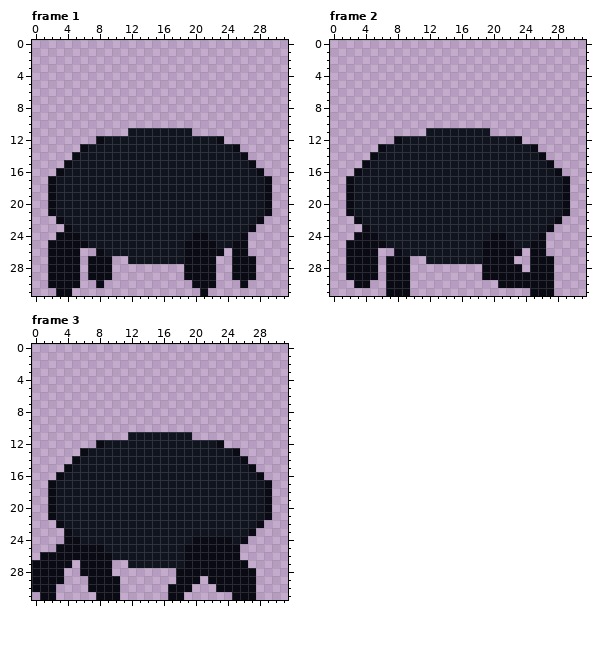
A pixel-art file gets an edit: assets/rat.aseprite. The first picture shows the starting point.
32x32 pixels, 3 frames. Shown: frame 1, frame 2, frame 3.
After the commit:
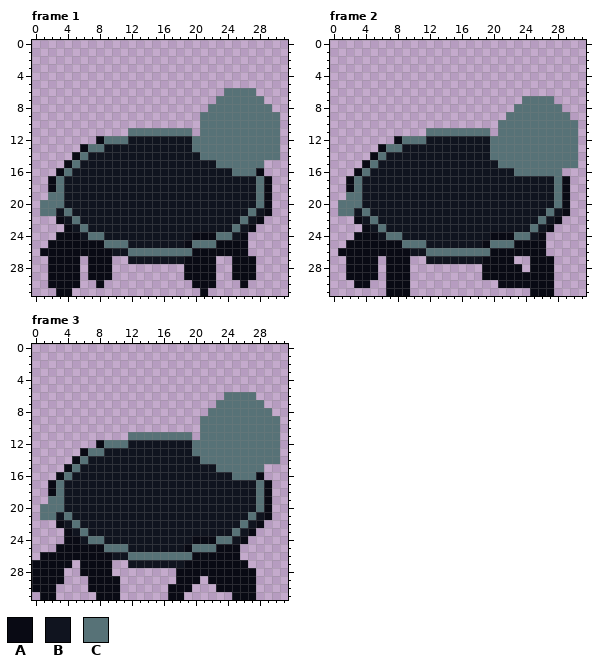
Palette (. is transparent): A #090a14  B #10141f  C #577277
Changes in this commit:
Frame 1:
y 6: x 24..27 .... -> CCCC
y 7: x 23..28 ...... -> CCCCCC
y 8: x 22..29 ........ -> CCCCCCCC
y 9..10: x 21..30 .......... -> CCCCCCCCCC
y 11: x 12..19 BBBBBBBB -> CCCCCCCC; x 21..30 .......... -> CCCCCCCCCC
y 12: x 9..11 BBB -> CCC; x 20..30 BBBA....... -> CCCCCCCCCCC
y 13: x 7..8 BB -> CC; x 20..30 BBBBBA..... -> CCCCCCCCCCC
y 14: x 6 B -> C; x 21..30 BBBBBA.... -> CCCCCCCCCC
y 15: x 5 B -> C; x 23..28 BBBBA. -> CCCCCC
y 16: x 4 B -> C; x 25..27 BBB -> CCC
y 17..18: x 3 B -> C; x 28 B -> C
y 19: x 2..3 AB -> CC; x 28 B -> C
y 20: x 1..3 .AB -> CCC; x 28 B -> C
y 21: x 1..2 .A -> CC; x 4 B -> C; x 27 B -> C
y 22: x 5 B -> C; x 26 B -> C
y 23: x 6 B -> C; x 25 B -> C
y 24: x 7..8 BB -> CC; x 22..24 BBB -> ACC
y 25: x 7..11 BBBBB -> AACCC; x 20..24 AAABB -> CCCAA
y 26: x 1 . -> A; x 6..7 .. -> AA; x 9 B -> A; x 12..19 BBBBBBBA -> CCCCCCCC; x 24 . -> A
Frame 2:
y 7: x 24..27 .... -> CCCC
y 8: x 23..28 ...... -> CCCCCC
y 9: x 22..29 ........ -> CCCCCCCC
y 10: x 21..30 .......... -> CCCCCCCCCC
y 11: x 12..19 BBBBBBBB -> CCCCCCCC; x 21..30 .......... -> CCCCCCCCCC
y 12: x 9..11 BBB -> CCC; x 20..30 BBBA....... -> CCCCCCCCCCC
y 13: x 7..8 BB -> CC; x 20..30 BBBBBA..... -> CCCCCCCCCCC
y 14: x 6 B -> C; x 20..30 BBBBBBA.... -> CCCCCCCCCCC
y 15: x 5 B -> C; x 21..30 BBBBBBA... -> CCCCCCCCCC
y 16: x 4 B -> C; x 23..28 BBBBBA -> CCCCCC
y 17..18: x 3 B -> C; x 28 B -> C
y 19: x 2..3 AB -> CC; x 28 B -> C
y 20: x 1..3 .AB -> CCC; x 28 B -> C
y 21: x 1..2 .A -> CC; x 4 B -> C; x 27 B -> C
y 22: x 5 B -> C; x 26 B -> C
y 23: x 6 B -> C; x 25 B -> C
y 24: x 7..8 BB -> CC; x 22..24 BBB -> ACC
y 25: x 7..11 BBBBB -> AACCC; x 20..24 AAABB -> CCCAA
y 26: x 1 . -> A; x 6..7 .. -> AA; x 9 B -> A; x 12..19 BBBBBBBA -> CCCCCCCC; x 24 . -> A
Frame 3:
y 6: x 24..27 .... -> CCCC
y 7: x 23..28 ...... -> CCCCCC
y 8: x 22..29 ........ -> CCCCCCCC
y 9..10: x 21..30 .......... -> CCCCCCCCCC
y 11: x 12..19 BBBBBBBB -> CCCCCCCC; x 21..30 .......... -> CCCCCCCCCC
y 12: x 9..11 BBB -> CCC; x 20..30 BBBA....... -> CCCCCCCCCCC
y 13: x 7..8 BB -> CC; x 20..30 BBBBBA..... -> CCCCCCCCCCC
y 14: x 6 B -> C; x 21..30 BBBBBA.... -> CCCCCCCCCC
y 15: x 5 B -> C; x 23..28 BBBBA. -> CCCCCC
y 16: x 4 B -> C; x 25..27 BBB -> CCC
y 17..18: x 3 B -> C; x 28 B -> C
y 19: x 2..3 AB -> CC; x 28 B -> C
y 20: x 1..3 .AB -> CCC; x 28 B -> C
y 21: x 1..2 .A -> CC; x 4 B -> C; x 27 B -> C
y 22: x 5 B -> C; x 26 B -> C
y 23: x 6 B -> C; x 25 B -> C
y 24: x 7..8 BB -> CC; x 23..24 AA -> CC
y 25: x 9..11 BBB -> CCC; x 20..22 AAA -> CCC
y 26: x 12..19 BBBBBBBA -> CCCCCCCC
